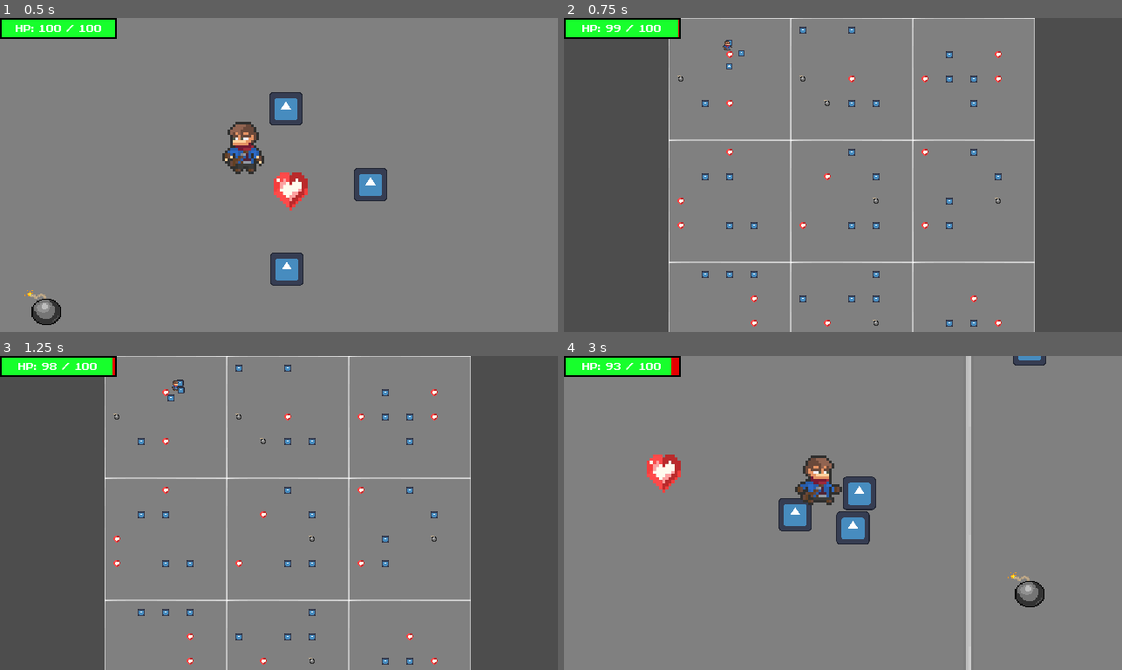
Above: before the commit, frames 1-4 (two rows, left to right).
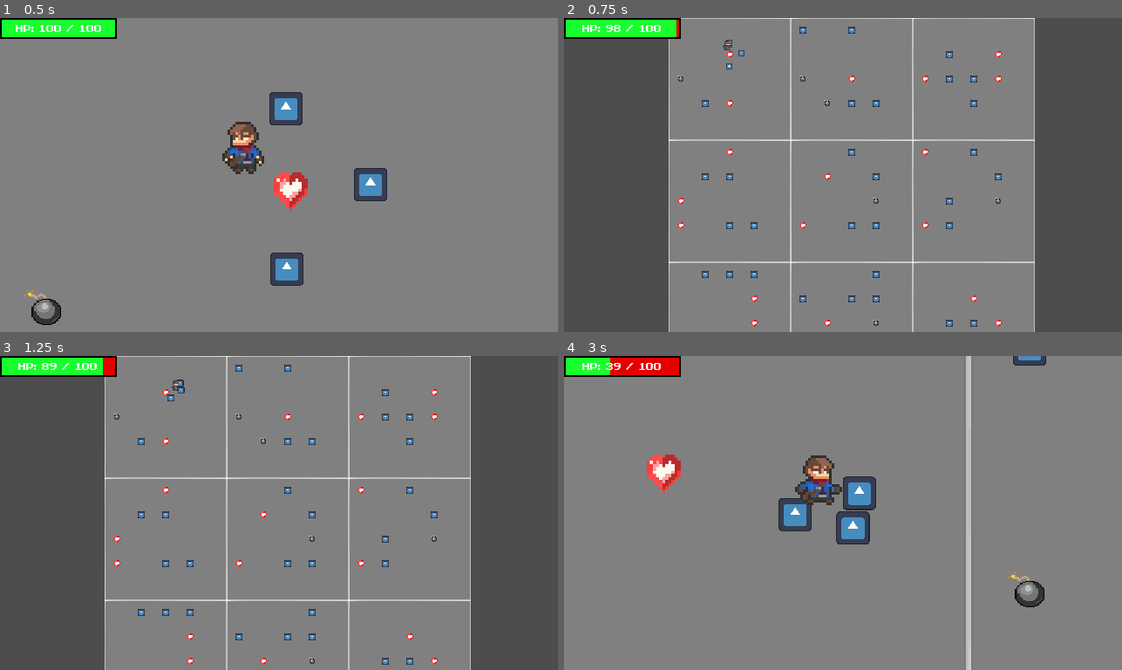
Above: after the commit, the same moments.

Repository: RickFqt/IA-Jogos
Game: Godot game, scene res://level.tscn
The game is run twice, just before and just after one commit, with the same random seed, the same clock (stepped at 60 frames per second) and the same inputs. The engine's default icon, where the game draws it, is replaced by a stand-in: a white triangle on a blue panel in a dark square.
Inputs:
- Up to frame 1 (0.5 s): no input
- Up to frame 2 (0.75 s): hold D (move_right) from 0.53 s (still down); hold C (toggle_camera) from 0.53 s (still down)
- Up to frame 3 (1.25 s): keep holding D (move_right); keep holding C (toggle_camera)
- Up to frame 4 (3 s): release D (move_right) at 1.28 s; release C (toggle_camera) at 1.28 s; hold S (move_down) 1.28-2.03 s; tap C (toggle_camera) at 1.35, 2.85 s; hold D (move_right) 2.03-2.78 s; hold C (toggle_camera) 2.03-2.78 s; hold W (move_up) from 2.78 s (still down)

Frame 1 is identical in both runs. In frame 2, less than 0.1% of the frame differs, in the area x 8-21%, y 0-7%; in frame 3, 0.1%; in frame 4, 0.6%, in the area x 7-20%, y 0-7%.

Commit message:
feat: Game over screen

Diff:
--- a/HUD.tscn
+++ b/HUD.tscn
@@ -19,7 +19,14 @@
 bg_color = Color(0.0901961, 1, 0.172549, 1)
 border_color = Color(0, 0, 0, 1)
 
+[sub_resource type="LabelSettings" id="LabelSettings_4yp3o"]
+font_size = 48
+font_color = Color(1, 0.2, 0.2, 1)
+
+[sub_resource type="Theme" id="Theme_pdtau"]
+
 [node name="Hud" type="CanvasLayer"]
+process_mode = 3
 script = ExtResource("1_4qqye")
 
 [node name="PlayerPanel" type="Panel" parent="."]
@@ -64,3 +71,50 @@
 text = "HP: 25/50"
 horizontal_alignment = 1
 vertical_alignment = 1
+
+[node name="GameOver" type="Control" parent="."]
+visible = false
+layout_mode = 3
+anchors_preset = 15
+anchor_right = 1.0
+anchor_bottom = 1.0
+grow_horizontal = 2
+grow_vertical = 2
+
+[node name="BackGround" type="ColorRect" parent="GameOver"]
+layout_mode = 1
+anchors_preset = 15
+anchor_right = 1.0
+anchor_bottom = 1.0
+grow_horizontal = 2
+grow_vertical = 2
+color = Color(0, 0, 0, 0.670588)
+
+[node name="VBoxContainer" type="VBoxContainer" parent="GameOver"]
+layout_mode = 1
+anchors_preset = 8
+anchor_left = 0.5
+anchor_top = 0.5
+anchor_right = 0.5
+anchor_bottom = 0.5
+offset_left = -64.5
+offset_top = -79.0
+offset_right = 64.5
+offset_bottom = 79.0
+grow_horizontal = 2
+grow_vertical = 2
+
+[node name="GameOverLabel" type="Label" parent="GameOver/VBoxContainer"]
+layout_mode = 2
+text = "GAME OVER"
+label_settings = SubResource("LabelSettings_4yp3o")
+
+[node name="HSeparator" type="HSeparator" parent="GameOver/VBoxContainer"]
+layout_mode = 2
+
+[node name="RestartButton" type="Button" parent="GameOver/VBoxContainer"]
+layout_mode = 2
+theme = SubResource("Theme_pdtau")
+text = "RESTART"
+
+[connection signal="pressed" from="GameOver/VBoxContainer/RestartButton" to="." method="_on_restart_button_pressed"]
--- a/enemy.gd
+++ b/enemy.gd
@@ -2,7 +2,7 @@
 
 var max_health = 10
 var health = 10
-var damage = 1
+var damage = 10
 var speed = 100
 var player_ref : Node2D
 var last_known_player_position : Vector2
--- a/hud.gd
+++ b/hud.gd
@@ -1,6 +1,18 @@
 extends CanvasLayer
+
+@onready var restart_button = $GameOver/VBoxContainer/RestartButton
 
 func update_health(value : int, max_value : int) -> void:
 	%HealthBar.max_value = max_value
 	%HealthBar.value = value
 	%HealthLabel.text = "HP: %d / %d" % [value, max_value]
+
+func display_game_over() -> void:
+	get_tree().paused = true
+	$PlayerPanel.visible = false
+	$GameOver.visible = true
+
+
+func _on_restart_button_pressed() -> void:
+	get_tree().paused = false
+	get_tree().change_scene_to_file("res://level.tscn")
--- a/level.gd
+++ b/level.gd
@@ -58,3 +58,7 @@
 			%Player/Camera2D.make_current()
 		else:
 			%GlobalView.make_current()
+
+
+func _on_player_health_depleted() -> void:
+	%Hud.display_game_over()
--- a/level.tscn
+++ b/level.tscn
@@ -30,3 +30,5 @@
 limit_top = 0
 limit_right = 2600
 limit_bottom = 2600
+
+[connection signal="health_depleted" from="Player" to="." method="_on_player_health_depleted"]
--- a/player.gd
+++ b/player.gd
@@ -4,6 +4,7 @@
 var max_health = 100
 var health
 signal health_changed
+signal health_depleted
 
 func _ready():
 	health = max_health
@@ -32,6 +33,8 @@
 				damage_taken += mob.damage
 		health -= damage_taken * delta
 		health_changed.emit()
+		if health <= 0:
+			health_depleted.emit()
 
 func is_moving() -> bool:
 	return (Input.is_action_pressed("move_right") || Input.is_action_pressed("move_left") ||
Not shown: 1 places in HUD.tscn that only renumber resources
